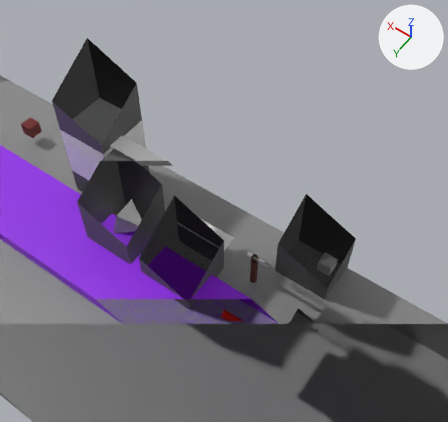
What one commit did to the glTF model assets/map_city.gltf.
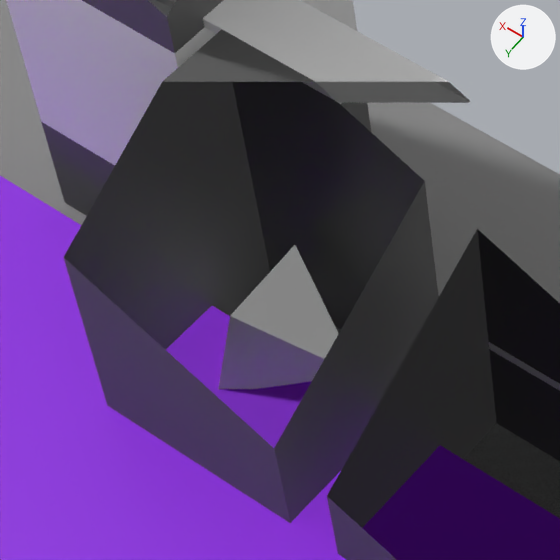
There are two pictures of each version: one from a 50 mm camera at (32.44, 19.86, 37.27) aimed at (48.18, -2.17, 2.65), one close up on the part from 14% to 43% of the width and 34% to 65% of the height. The lights are fixed; the arrows at upper right show +X, +Y and +Z. Everything nearer to the camera than a plane just in front of the edit is cut away. Where no turn or scale is listed for an object, it has been applied to the vertices.

Script lines for the objects in view, before the commit:
```python
me_cube_030 = bpy.data.meshes.new('Cube.030')
me_cube_030.from_pydata(...)  # a box spanning x -3.0..3.0, y -0.6..0.6, z -0.1..0.1
me_cube_047 = bpy.data.meshes.new('Cube.047')
me_cube_047.from_pydata([(1.29, -0.63, -0.97), (1.0, -1.03, 0.97), (-0.98, -0.14, -0.17), (0.95, 1.31, -0.63), (0.66, 0.91, 1.31)], [], [(0, 1, 2), (2, 4, 3), (3, 4, 1), (3, 1, 0), (2, 3, 0), (2, 1, 4)])
me_cube_051 = bpy.data.meshes.new('Cube.051')
me_cube_051.from_pydata(...)  # a box spanning x -60.0..60.0, y -3.0..3.0, z 0.5..1.5
me_cube_051.materials.append(mat_material_003)  # purple #9015e7
ob_flora = bpy.data.objects.new('Flora', me_cube_051)
ob_flora.location = (50.0, 5.0, 0.0)
ob_ground_009 = bpy.data.objects.new('ground.009', me_cube_030)
ob_ground_009.location = (54.2, 0.0, 7.0)
ob_spawn_bird_003 = bpy.data.objects.new('Spawn_Bird.003', me_cube_047)
ob_spawn_bird_003.location = (53.0, 2.0, 2.0)
# also in view: 'Blok.009' at (53.2, 2.6, 3.8); 'Obstacle_house.001' at (57.6, -0.7, 1.6); 'Blok.004' at (57.6, -0.7, 10.2); 'ground.010' at (57.6, -0.7, 4.8); 'Blok.010' at (48.2, 2.6, 3.8)
```
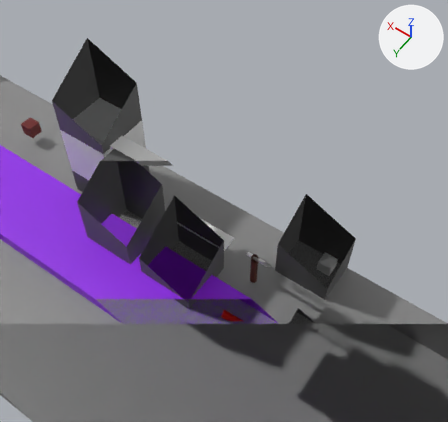
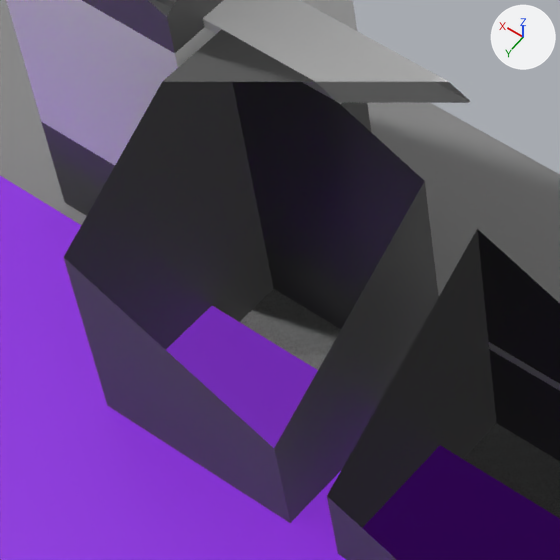
Location of each change, [x1, y1, x2, y2] in pixels of the close-ups (560 x 560 px):
'Spawn_Bird.003', deleted: before [218, 245, 339, 389]

Diff of the bpy script that builds the scene:
```diff
--- a/assets/map_city.gltf.py
+++ b/assets/map_city.gltf.py
@@ ob_spawn_bird_003 @@
-ob_spawn_bird_003 = bpy.data.objects.new('Spawn_Bird.003', me_cube_047)
-ob_spawn_bird_003.location = (53.0, 2.0, 2.0)
```
